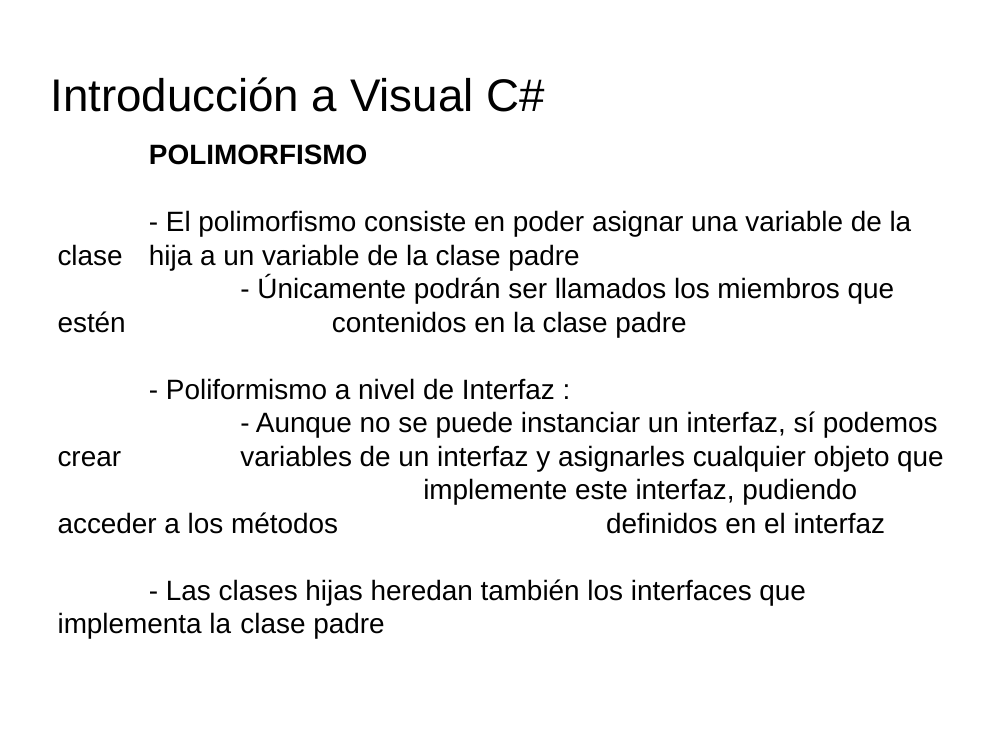
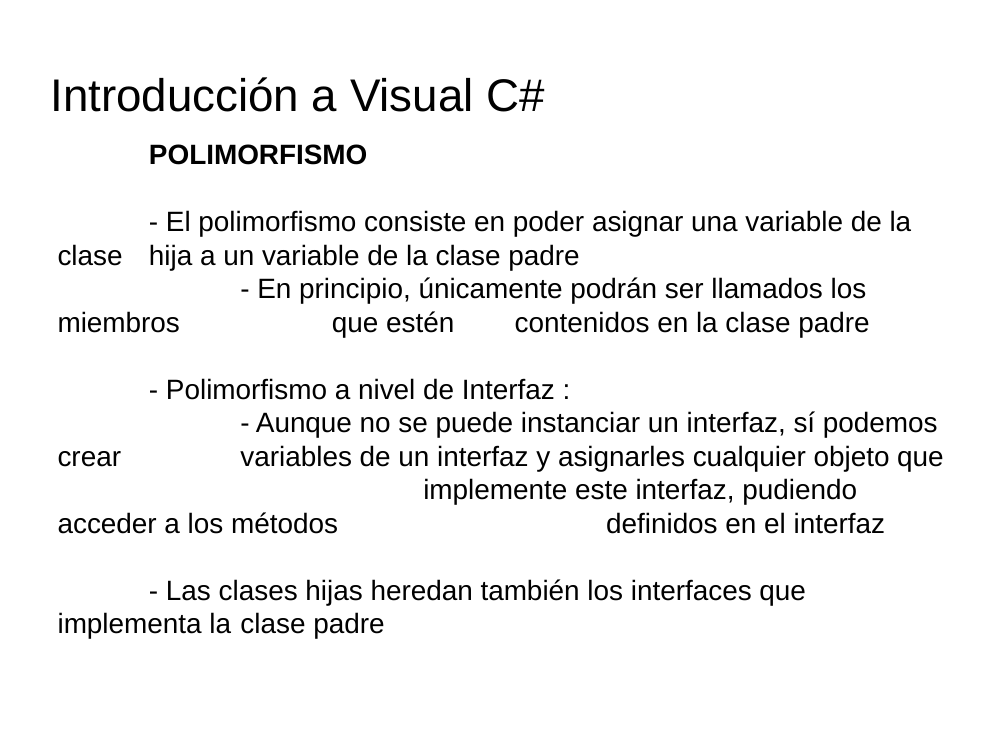
Before and after one commit to videojuegos-abastos/PMV, a slide deck: slide 10 of te/Tema 4 (Chema)/t4.1.- Conceptos de POO.odp. Drawn at 1008x756 pixels with LibreOffice and Linux fonts; fonts in the diff are those of the drawing; background and template pictures are left out. Boxes give left, top, right and bottom in pixels: in the first picture for what was removed or moved away, otherwise in the second. Text is boxed around its words. In the diff, an @@ line names an element or a change of style, - is before the commit and + after.

```diff
--- a/te/Tema 4 (Chema)/t4.1.- Conceptos de POO.odp
+++ b/te/Tema 4 (Chema)/t4.1.- Conceptos de POO.odp
@@ text at [58, 277, 869, 400]: text changed @@
-- Únicamente podrán ser llamados los miembros que estén contenidos en la clase padre
-- Poliformismo a nivel de Interfaz :
+- En principio, únicamente podrán ser llamados los miembros que estén contenidos en la clase padre
+- Polimorfismo a nivel de Interfaz :
```
Also in this commit, not shown: 2 other slides changed, 5 other files.
